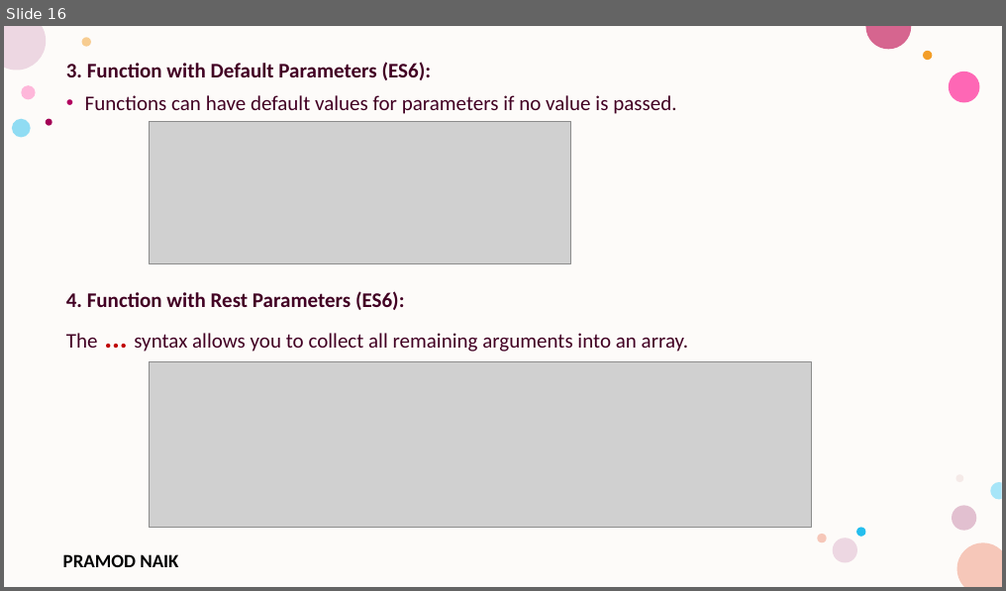
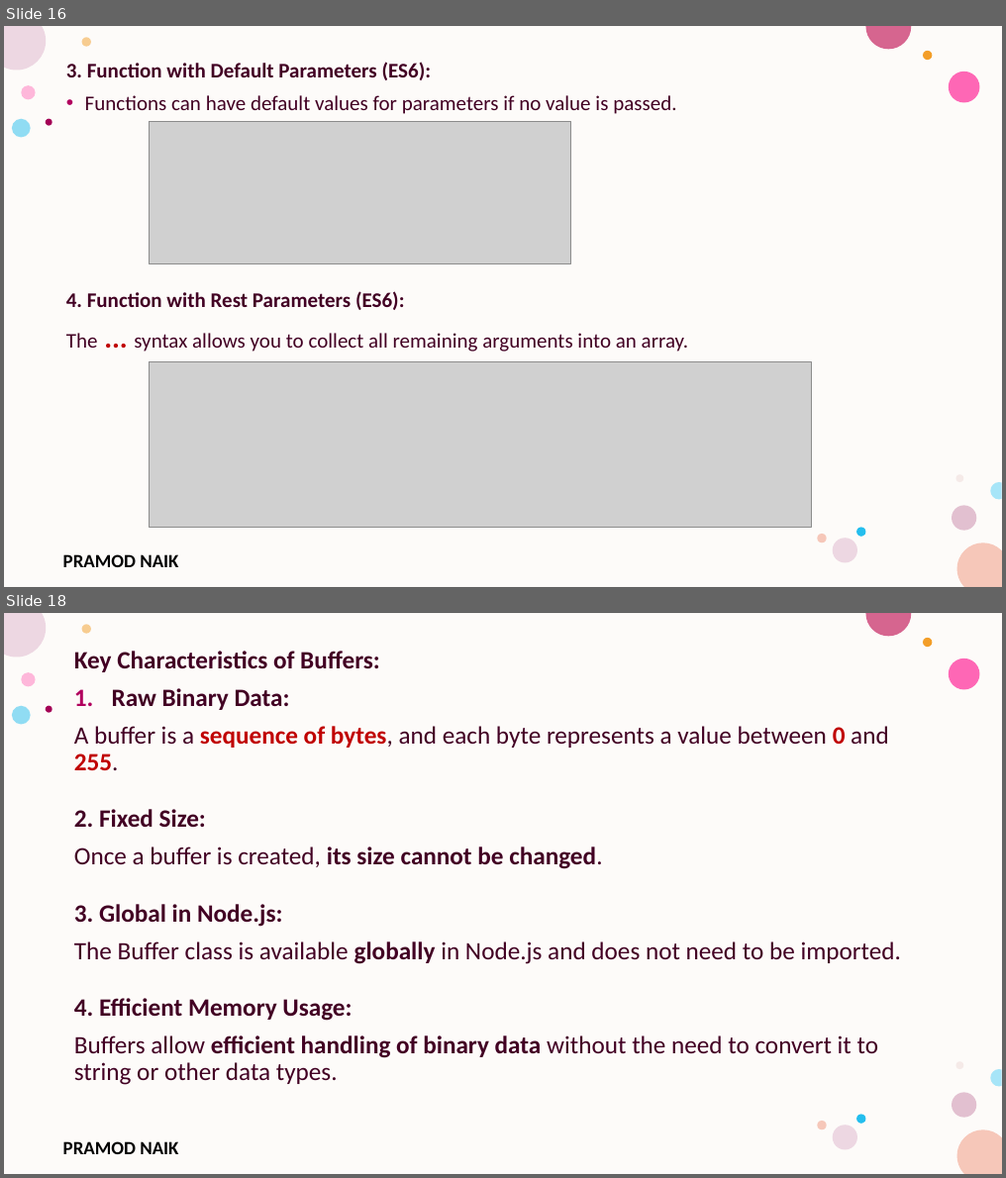
Before and after one commit to PRAMOD-VISHNU-NAIK/MCA-3rd-Sem-Srinivas-College, a slide deck: Theory CLass Notes/Unit-2.pptx. Shown one above the other, each under a label of ours: slide 16 before the commit, slides 16 and 18 after it; the slides between them are not shown. The pictures are 1006x591 and 1006x1178 pixels, drawn with LibreOffice and Linux fonts; fonts in the diff are those of the drawing; grey boxes stand for pictures; background and template pictures are left out. Boxes give left, top, right and bottom in pixels: in the first picture for what was removed or moved away, otherwise in the second. Text is boxed around its words. In the diff, an @@ line names an element or a change of style, - is before the commit and + after.

```diff
--- a/Theory CLass Notes/Unit-2.pptx
+++ b/Theory CLass Notes/Unit-2.pptx
@@ slide 18 added at (4,613,1002,1174), background #FFFFFF; not listed: 17 template elements that a slide beside it also shows @@
@@ text added at (74,651,901,1085), 24 pt, text #420023 @@
+Key Characteristics of Buffers:
+1. Raw Binary Data:
+A buffer is a sequence of bytes, and each byte represents a value between 0 and 255.
+2. Fixed Size:
+Once a buffer is created, its size cannot be changed.
+3. Global in Node.js:
+The Buffer class is available globally in Node.js and does not need to be imported.
+4. Efficient Memory Usage:
+Buffers allow efficient handling of binary data without the need to convert it to string or other data types.
```
Also in this commit, not shown: 2 slides changed, 8 other slides added, 2 other files.
